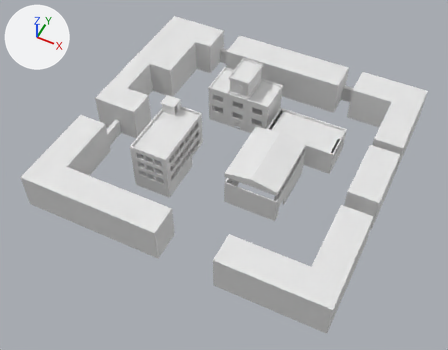
The FBX model Assets/+++Workdata/3D/Map.fbx: old version first, new version second.
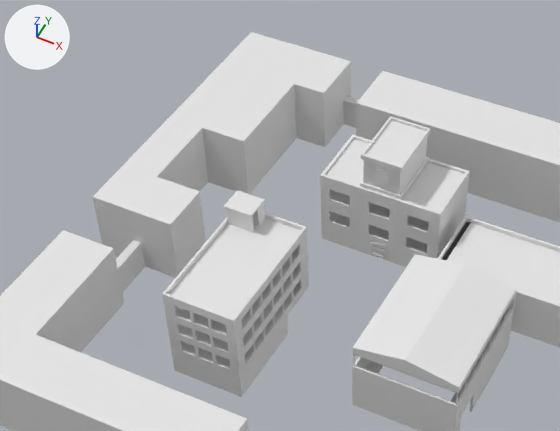
Each version is shown whole from a 50 mm lens placed at (88.1, -161.3, 191.9), pointed at (12.1, -9.3, 1.8), then close up on the part from 11% to 73% of the width and 0% to 61% of the height. Lighting does not change. The marker at upper left points along +X, +Y and +Z. The first two pictures are the older version. Where no turn or scale is listed for an object, it has been applied to the vertices. Vertices at exactly the same position are counted once.

Names of what the first close-up shows: 'Brickwalls', 'Mechanic', 'Office', 'Residential Buildings', 'Townhall', 'Warehouse'.
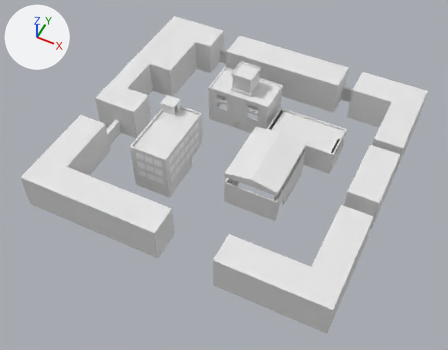
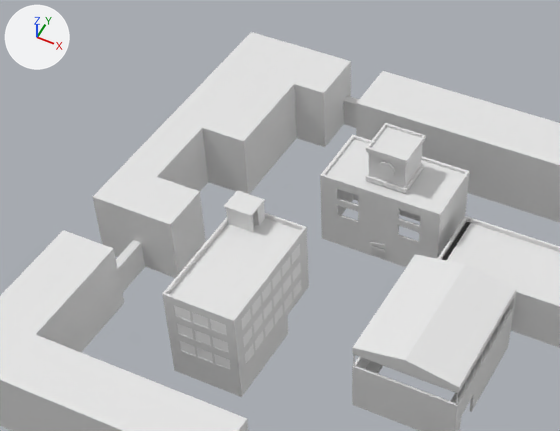
Boxes (x1, y1, x2, y2) around the edits, measured in the close-ups (560 x 431 px; the box of a moved part takes in the faces that stretch with it):
'Townhall', reshaped
    before: (320, 116, 469, 267)
    after: (320, 123, 469, 267)
'Office Windows', added
    after: (174, 244, 302, 370)
part 1 of me_cube_148, moved or reshaped
    before: (360, 156, 429, 200)
    after: (366, 163, 424, 194)
part 2 of me_cube_148, moved or reshaped
    before: (363, 120, 427, 195)
    after: (368, 127, 422, 187)
part 3 of me_cube_148, moved or reshaped
    before: (361, 116, 430, 172)
    after: (366, 123, 426, 165)
part 4 of me_cube_148, moved or reshaped
    before: (373, 168, 390, 184)
    after: (378, 161, 395, 177)
part 5 of me_cube_148, deleted
    before: (335, 201, 429, 255)
part 6 of me_cube_148, moved or reshaped
    before: (328, 180, 432, 257)
    after: (328, 182, 431, 257)
part 7 of me_cube_148, moved or reshaped
    both: (369, 239, 387, 261)

The change, as a list of edits to the scene's bpy script:
```text
Change me_cube_148:
    used by ob_townhall; location = (0.0, 0.0, 0.0)
    remove me_cube_148.from_pydata(...)  # 1730 vertices, 3314 faces; spans x -10.3..17.8, y 20.3..36.0, z -1.0..26.1
    add me_cube_148.from_pydata(...)  # 648 vertices, 1286 faces; spans x -10.3..17.8, y 20.3..36.0, z -1.0..26.1
    me_cube_148 part 1: the loose piece of 16 vertices spanning x -1.0..8.5, y 21.0..35.4, z 17.2..18.3 is scaled about its middle by (1, 0.641, 1)
    me_cube_148 part 2: the loose piece of 8 vertices spanning x -0.5..8.0, y 21.5..34.9, z 17.8..25.5 is scaled about its middle by (1, 0.628, 1)
    me_cube_148 part 3: the loose piece of 16 vertices spanning x -1.0..8.5, y 21.0..35.4, z 24.9..26.1 is scaled about its middle by (1, 0.641, 1)
    me_cube_148 part 4: the loose piece of 26 vertices spanning x 1.9..5.6, y 21.0..21.5, z 20.0..23.8 is moved by (0.0, 2.5, 0.0)
    me_cube_148 part 5: the loose piece of 1029 vertices spanning x -10.3..17.8, y 20.5..36.0, z 0.2 is deleted
    me_cube_148 part 6: 18 vertices moved from x -6.6..14.1, y 20.5..21.0, z 6.9..14.3 to x -6.2..13.3, y 20.5..21.0, z 7.6..15.2; 151 vertices removed from x -8.2..15.3, y 20.5..21.0, z 5.0..14.3; 102 vertices added at x -6.6..14.1, y 20.5..21.0, z 6.5..15.2
    me_cube_148 part 7: 4 vertices moved from x 2.2..5.1, y 20.6..21.1, z 0.2 to x 2.2..5.1, y 20.6..21.1, z -1.0; 8 vertices removed from x 2.2..5.1, y 20.5..21.0, z -1.0..-0.9; 4 vertices added at x 2.2..5.1, y 20.5..21.0, z -1.0
Add me_cube_122_1:
    me_cube_122_1.from_pydata(...)  # 336 vertices, 252 faces; spans x -19.0..-3.3, y -27.8..-1.8, z 6.2..19.2
    me_cube_122_1.materials.append(mat_glass_mtl)  # white #ffffff
Add ob_office_windows:
    ob_office_windows = bpy.data.objects.new('Office Windows', me_cube_122_1)
    ob_office_windows.location = (0.0, 0.0, 0.0)
```
